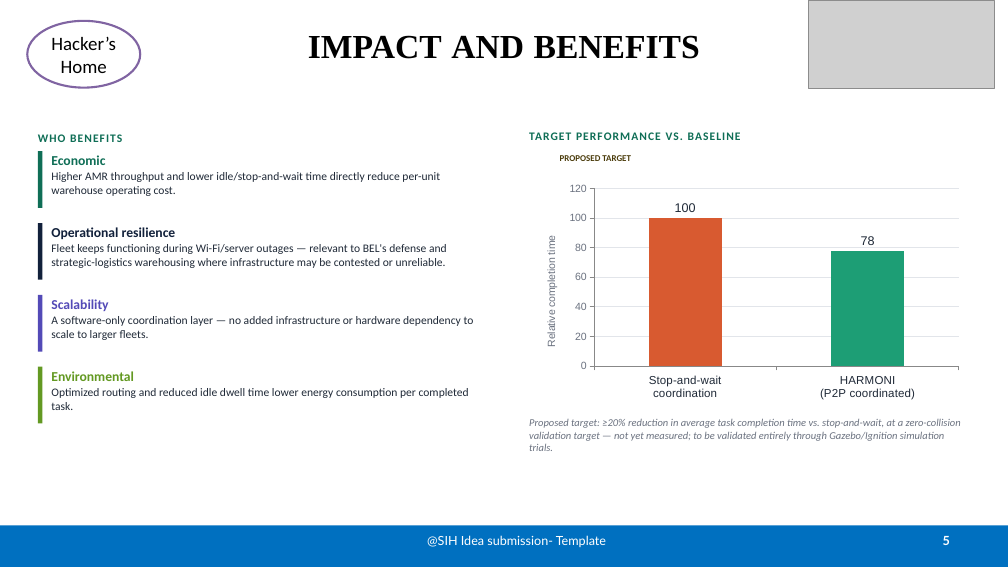
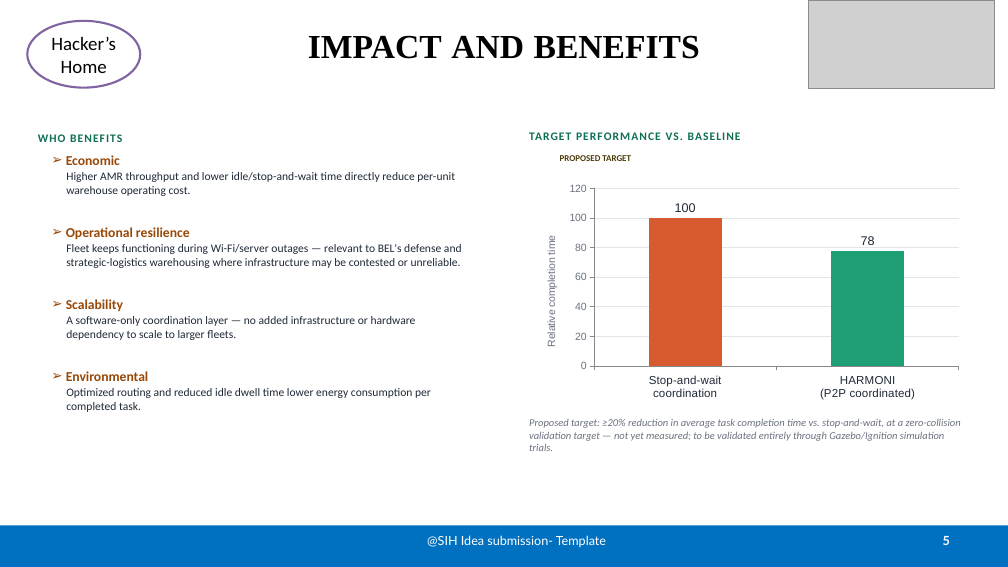
Before and after one commit to purvik08/HARMONI, a slide deck: slide 5 of Docs/HARMONI.pptx. Drawn at 1008x567 pixels with LibreOffice and Linux fonts; fonts in the diff are those of the drawing; grey boxes stand for pictures. Boxes give left, top, right and bottom in pixels: in the first picture for what was removed or moved away, otherwise in the second. Text is boxed around its words. In the diff, an @@ line names an element or a change of style, - is before the commit and + after.

```diff
--- a/Docs/HARMONI.pptx
+++ b/Docs/HARMONI.pptx
@@ text "Economic" at (x1=66, y1=155, x2=120, y2=165): text colour #0F6E56 to #984807; bullet none to ➢ @@
@@ text "Higher AMR throughput and lower ..." moved from (x1=51, y1=172, x2=440, y2=196) to (x1=66, y1=172, x2=455, y2=196) @@
@@ text "Operational resilience" at (x1=66, y1=227, x2=190, y2=239): text colour #12213B to #984807; bullet none to ➢ @@
@@ text "Fleet keeps functioning during Wi-Fi/server ..." moved from (x1=51, y1=244, x2=447, y2=268) to (x1=66, y1=244, x2=462, y2=268) @@
@@ text "Scalability" at (x1=66, y1=299, x2=123, y2=311): text colour #534AB7 to #984807; bullet none to ➢ @@
@@ text "A software-only coordination layer — ..." rewrapped from (x1=51, y1=316, x2=474, y2=340) to (x1=66, y1=316, x2=416, y2=340) @@
@@ group removed at (x1=38, y1=151, x2=42, y2=423): 4 rectangles @@
@@ text "Environmental" at (x1=66, y1=371, x2=149, y2=381): text colour #639922 to #984807; bullet none to ➢ @@
@@ text "Optimized routing and reduced idle ..." rewrapped from (x1=51, y1=388, x2=469, y2=410) to (x1=66, y1=388, x2=431, y2=412) @@
```
Also in this commit, not shown: 2 other slides changed, 36 other files.
